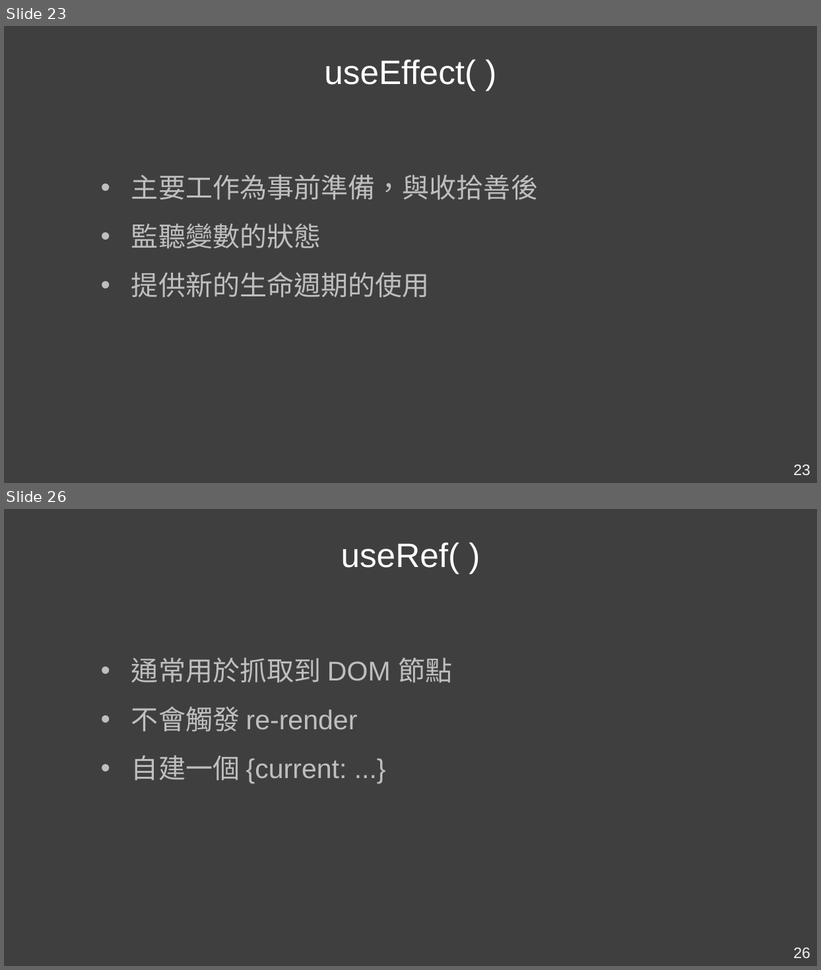
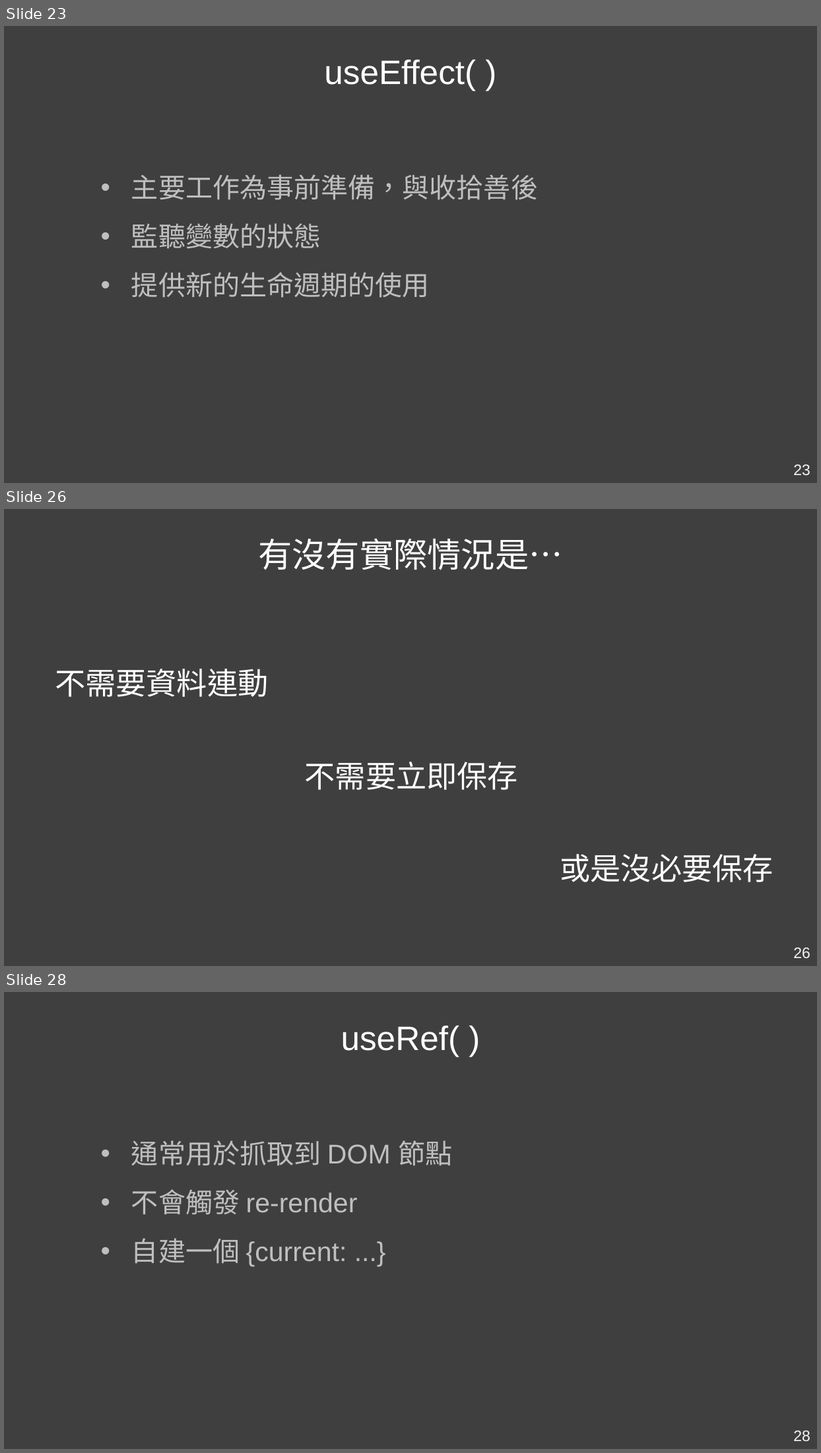
Before and after one commit to Kader-coder/React-Hooks, a slide deck: PPT/React Hooks &.pptx. Shown one above the other, each under a label of ours: slides 23 and 26 before the commit, slides 23, 26 and 28 after it; the slides between them are not shown. The pictures are 821x970 and 821x1453 pixels, drawn with LibreOffice and Linux fonts; fonts in the diff are those of the drawing. Boxes give left, top, right and bottom in pixels: in the first picture for what was removed or moved away, otherwise in the second. Text is boxed around its words. In the diff, an @@ line names an element or a change of style, - is before the commit and + after.

```diff
--- a/PPT/React Hooks &.pptx
+++ b/PPT/React Hooks &.pptx
@@ slide 26 added at (4,509,817,966), background #3F3F3F @@
@@ text added at (258,538,563,570), 40 pt, text #FFFFFF @@
+有沒有實際情況是…
@@ text added at (55,669,268,697), 36 pt, text #FFFFFF @@
+不需要資料連動
@@ text added at (305,762,518,790), 36 pt, text #FFFFFF @@
+不需要立即保存
@@ text added at (560,854,773,883), 36 pt, text #FFFFFF @@
+或是沒必要保存
@@ page number added at (793,948,811,958), 18 pt, text #F2F2F2 @@
+26
@@ what was slide 26 is now slide 28 @@
@@ page number at (793,1431,811,1441): text changed @@
-26
+28
```
Also in this commit, not shown: 8 slides changed, 5 other slides added, 1 slide removed.
